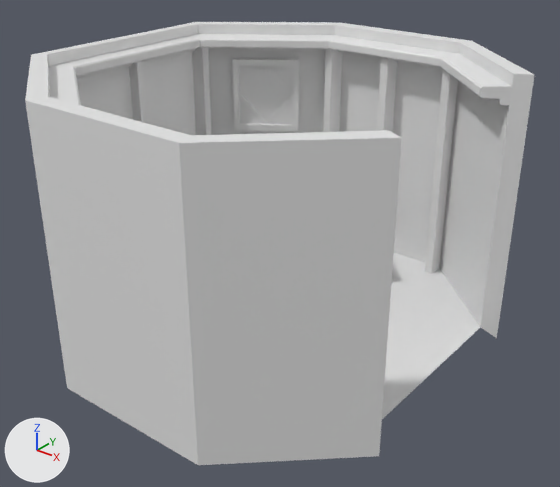
Renders of the FBX model Assets/_Assets/Models/Observatory_Base.fbx from each side of a commit.
Camera for both pictures: a 50 mm camera at (41.3, -45.8, 36.1) aimed at (5.3, -0.7, 8.2). Arrows for +X, +Y and +Z are at lower left; the lights stay in place. The picture after the commit comes second. Where no turn or scale is listed for an object, it has been applied to the vertices.

Names of what the first picture shows: 'observWalls_ext', 'observatoryDividers', 'observatoryFloor', 'observatoryWalls', 'rightWindow'.
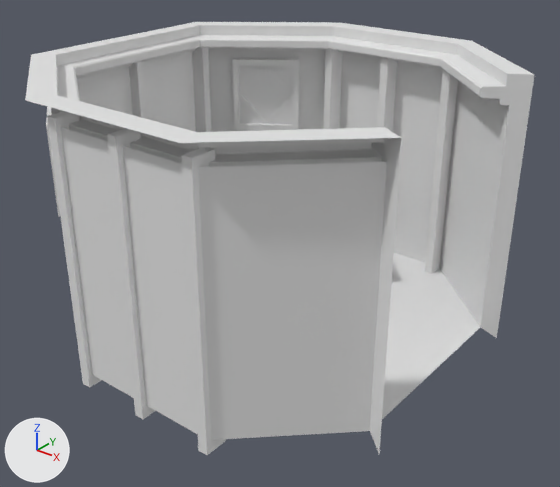
What differs and where, as boxes (x1, y1, x2, y2) in the pictures (560 x 487 px; the box of a moved part takes in the faces that stretch with it):
'observWalls_ext', deleted
    before: (25, 100, 497, 465)
part 1 of me_cylinder_006, moved or reshaped
    before: (25, 22, 534, 143)
    after: (25, 22, 534, 170)
'observatoryDividers', unchanged, uncovered by the edit
    before: (129, 48, 458, 274)
    after: (47, 48, 458, 455)

Patch to the scene script:
```diff
--- a/Assets/_Assets/Models/Observatory_Base.fbx.py
+++ b/Assets/_Assets/Models/Observatory_Base.fbx.py
@@ me_cylinder_006 @@
 me_cylinder_006.from_pydata(...)  # 130 vertices, 99 faces; spans x -13.3..20.8, y -17.8..17.8, z 0.1..22.6
 # used by ob_observatorywalls; location = (0.0, 0.0, 0.0)
+# me_cylinder_006 part 1: 23 of 130 vertices moved; they spanned x -12.3..19.5, y -16.3..16.3, z 21.7..22.6 and now span x -11.8..19.1, y -15.7..15.8, z 21.7..22.6; mean shift (0.1, 0.1, 0.0); largest move (-12.3, -8.6, 21.7) -> (-11.8, -8.2, 21.7)
 me_cylinder_006.materials.append(mat_tex_observbase)
@@ ob_observwalls_ext @@
-ob_observwalls_ext = bpy.data.objects.new('observWalls_ext', me_cylinder_008)
-ob_observwalls_ext.location = (0.0, 0.0, 0.0)
```
